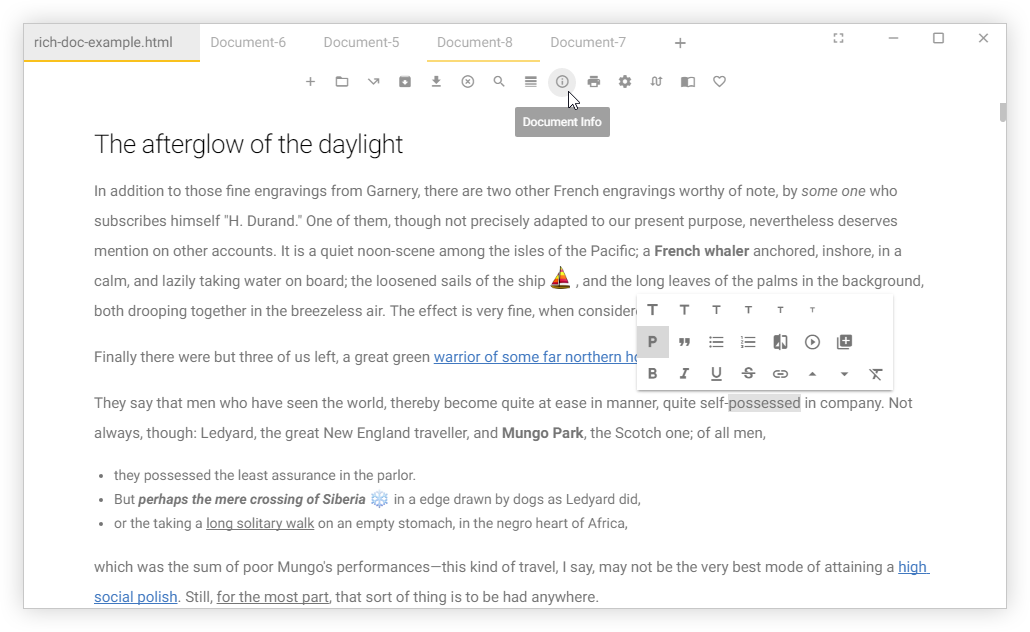
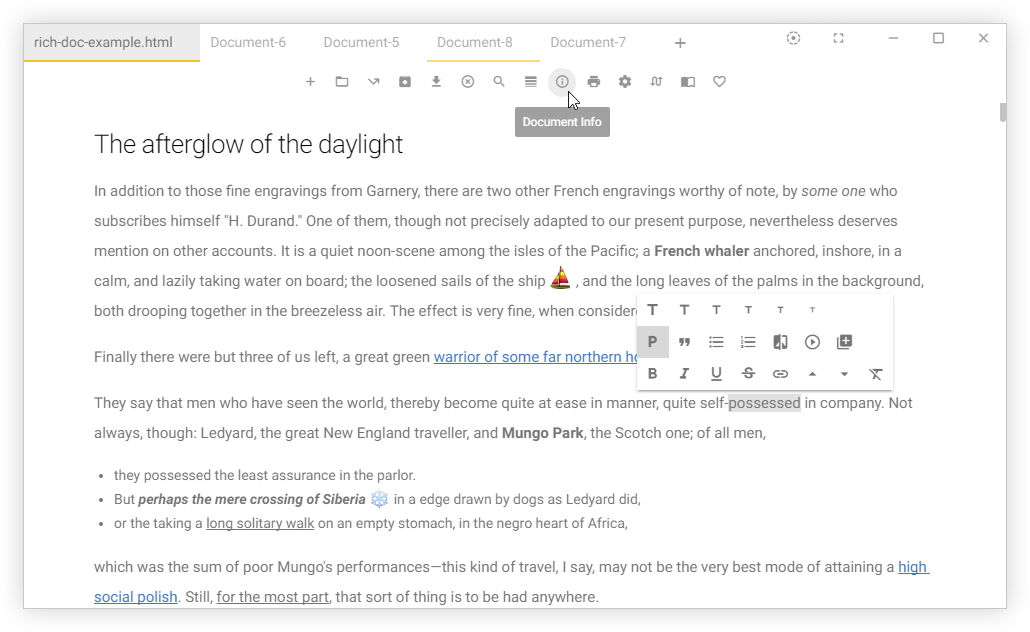
Comparing the layer stacks of the two w=1030, h=632 images. Changes:
painted on "WIN : window : effects pixelated" over left=786, top=31, right=801, bottom=45
